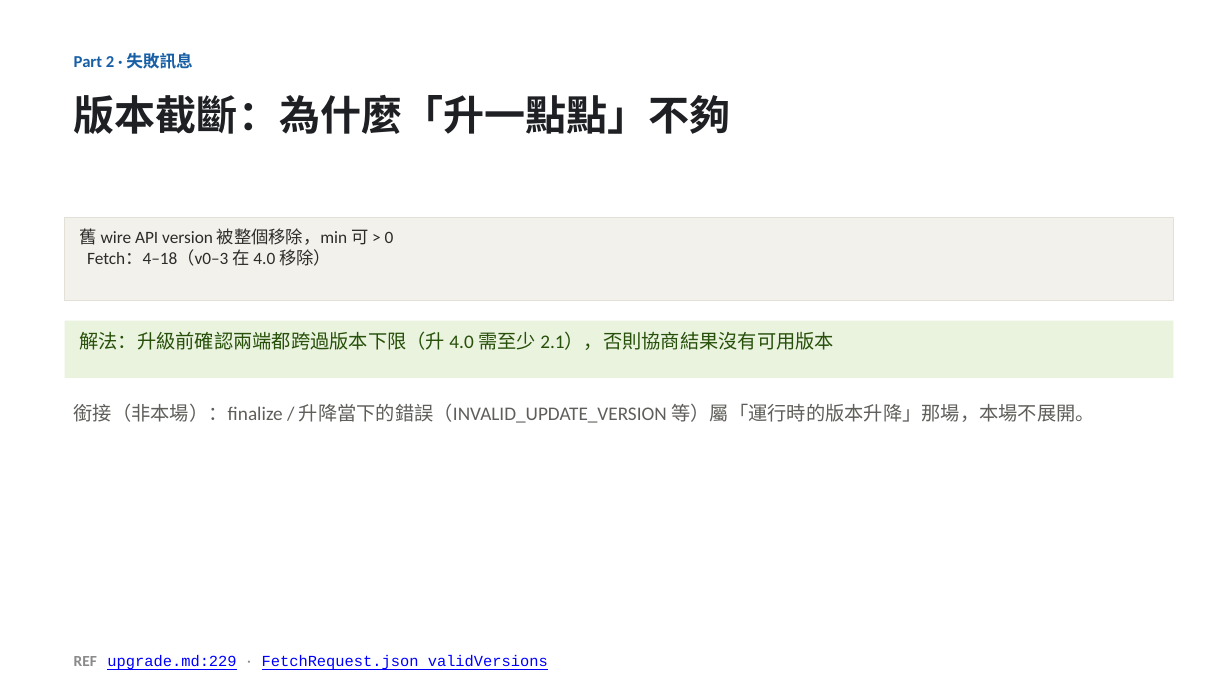
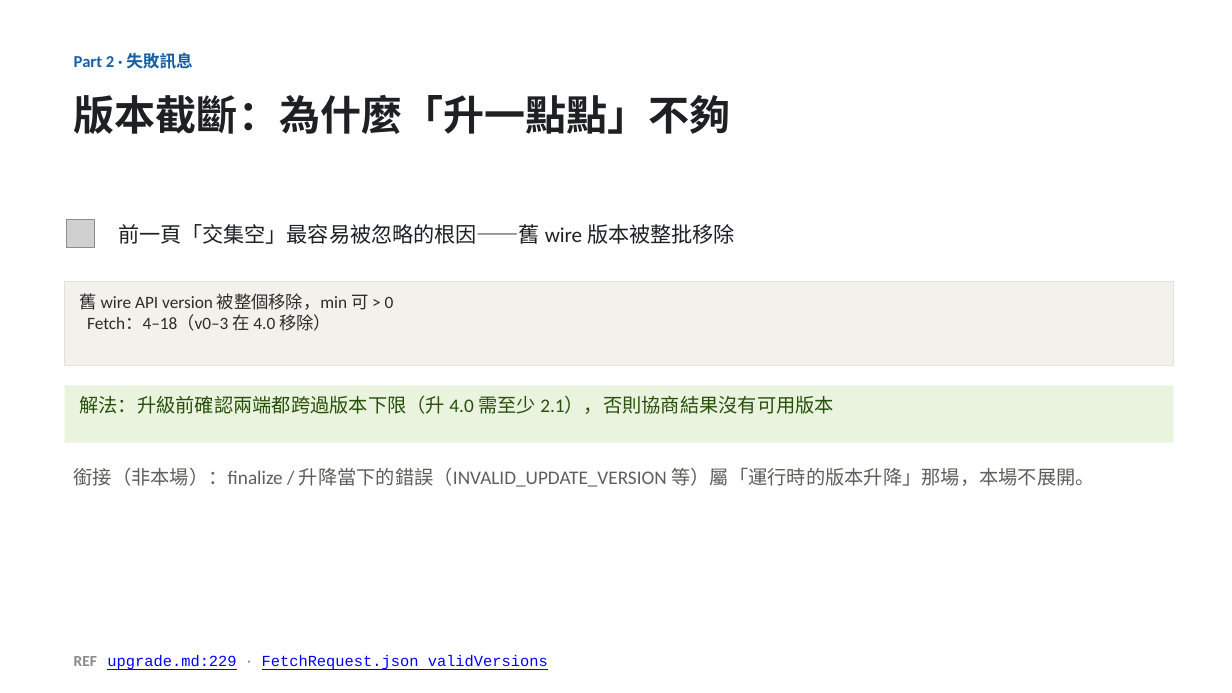
Before and after one commit to unknowntpo/kafka, a slide deck: slide 12 of study/version-control/kafka-version-negotiation.pptx. Drawn at 1232x693 pixels with LibreOffice and Linux fonts; fonts in the diff are those of the drawing; grey boxes stand for pictures. Boxes give left, top, right and bottom in pixels: in the first picture for what was removed or moved away, otherwise in the second. Text is boxed around its words. In the diff, an @@ line names an element or a change of style, - is before the commit and + after.

```diff
--- a/study/version-control/kafka-version-negotiation.pptx
+++ b/study/version-control/kafka-version-negotiation.pptx
@@ picture added at box(67, 220, 94, 248) @@
@@ text added at box(118, 224, 735, 244), 16.5 pt, text #1E2024 @@
+前一頁「交集空」最容易被忽略的根因——舊 wire 版本被整批移除
@@ 2 rectangles, 1 text: place and size @@
-2 rectangles, 1 text at box(65, 217, 1174, 423)
+2 rectangles, 1 text at box(65, 282, 1174, 487)
```
Also in this commit, not shown: 1 other slide changed, 1 other file.
